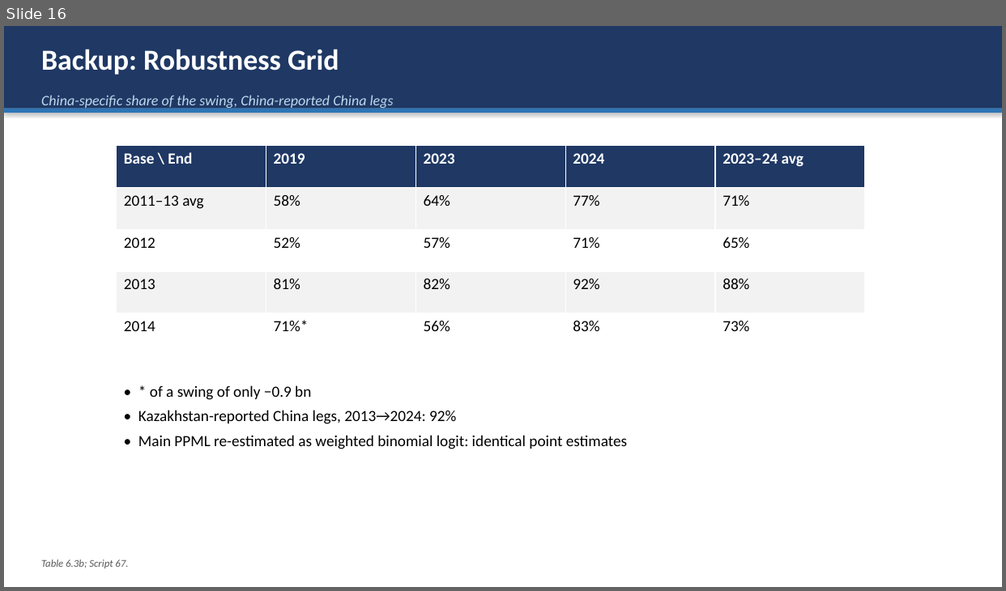
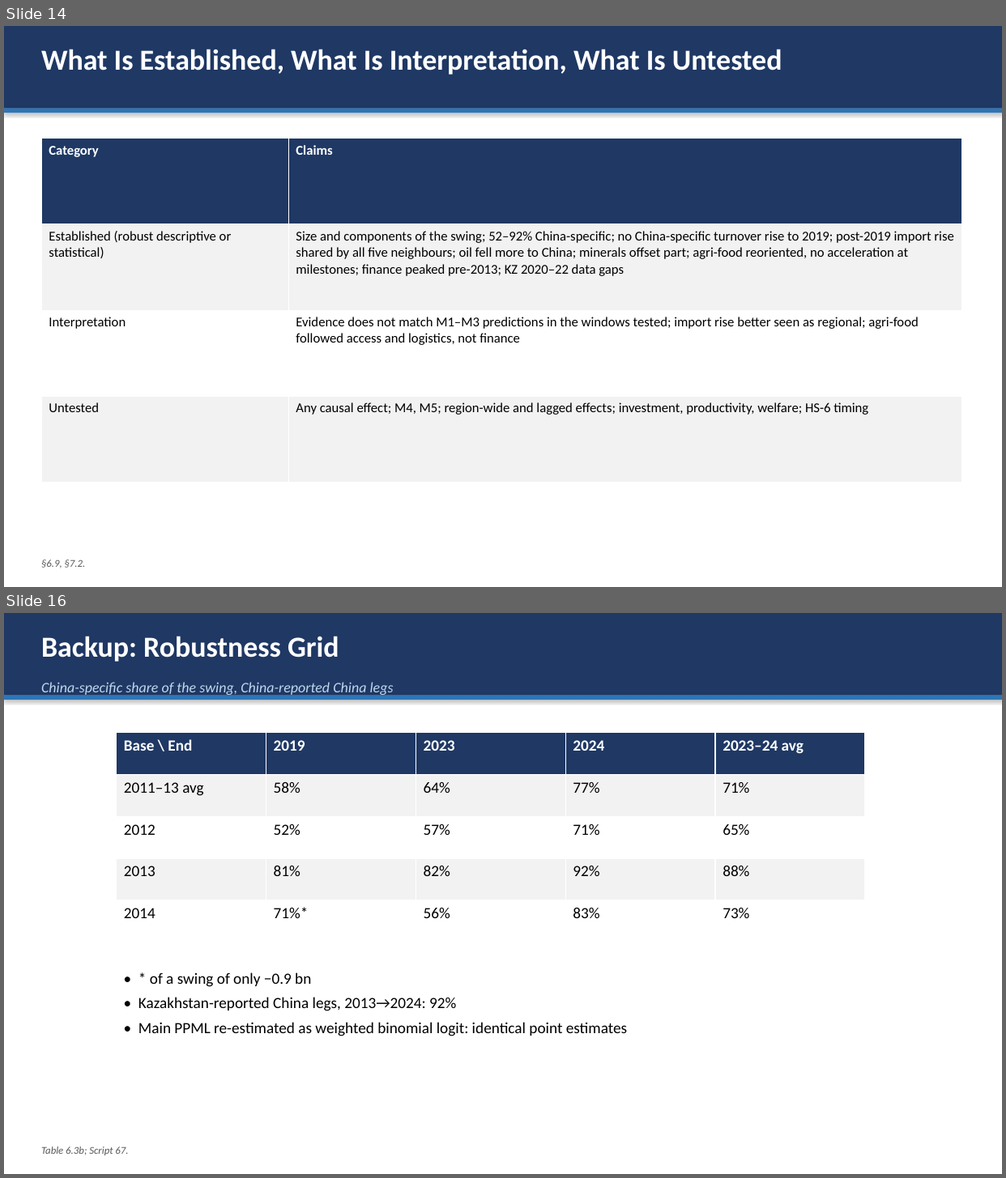
Before and after one commit to omirbeknikar-ship-it/dissertation-final, a slide deck: Paper/defense_presentation.pptx. Shown one above the other, each under a label of ours: slide 16 before the commit, slides 14 and 16 after it; the slides between them are not shown. The pictures are 1006x591 and 1006x1178 pixels, drawn with LibreOffice and Linux fonts; fonts in the diff are those of the drawing. Boxes give left, top, right and bottom in pixels: in the first picture for what was removed or moved away, otherwise in the second. Text is boxed around its words. In the diff, an @@ line names an element or a change of style, - is before the commit and + after.

Commit message:
Final validation: balance vs relationship, turnover, mechanism scorecard, dated milestones and alternative break years, extended comparators, narrowed conclusions; rewritten supervisor reply, slides and script

```diff
--- a/Paper/defense_presentation.pptx
+++ b/Paper/defense_presentation.pptx
@@ slide 14 added at <box>4,26,1002,587</box>, background #FFFFFF @@
@@ rectangle added at <box>4,26,1002,587</box>, fill #FFFFFF @@
@@ rectangle added at <box>4,26,1002,109</box>, fill #1F3864 @@
@@ text added at <box>41,49,782,75</box>, 28 pt, text #FFFFFF, bold @@
+What Is Established, What Is Interpretation, What Is Untested
@@ rectangle added at <box>4,109,1002,113</box>, fill #2E75B6 @@
@@ table added at <box>41,139,962,483</box>, 4 rows, 2 columns @@
+Category | Claims
+Established (robust descriptive or statistical) | Size and components of the swing; 52–92% China-specific; no China-specific turnover rise to 2019; post-2019 import rise shared by all five neighbours; oil fell more to China; minerals offset part; agri-food reoriented, no acceleration at milestones; finance peaked pre-2013; KZ 2020–22 data gaps
+Interpretation | Evidence does not match M1–M3 predictions in the windows tested; import rise better seen as regional; agri-food followed access and logistics, not finance
+Untested | Any causal effect; M4, M5; region-wide and lagged effects; investment, productivity, welfare; HS-6 timing
@@ text added at <box>41,560,86,569</box>, 10 pt, text #595959, italic @@
+§6.9, §7.2.
```
Also in this commit, not shown: 12 slides changed, 2 other slides added, 3 slides removed, 26 other files.
